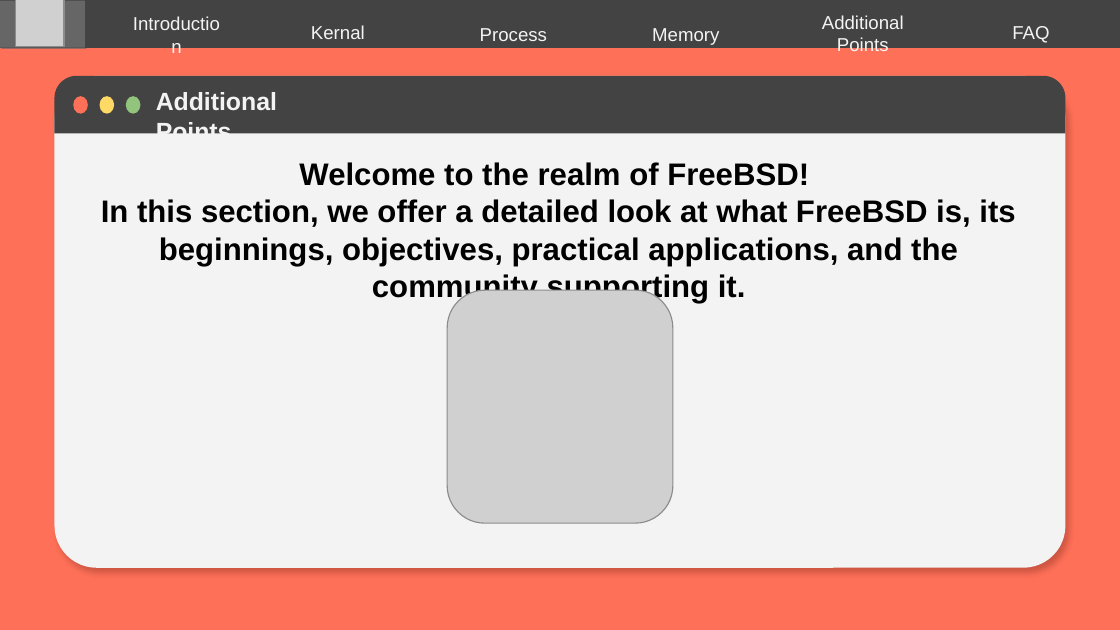
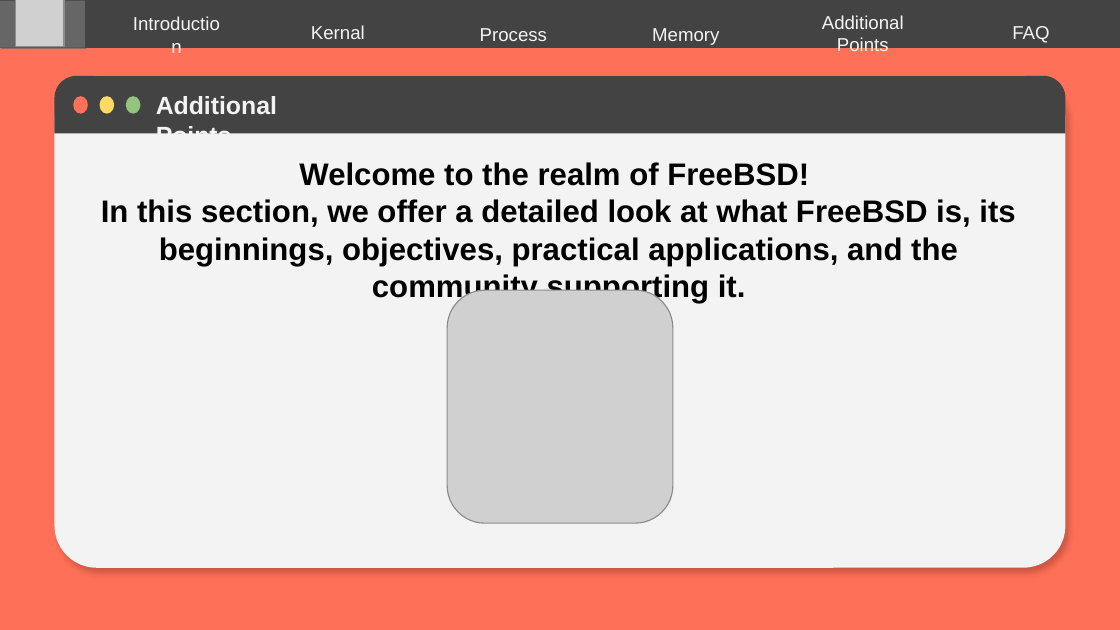
Before and after one commit to MahmoudEssam707/Operating-System, a slide deck: slide 37 of Presentaion on FreeBSD/FreeBSD.pptx (slide 31 before the commit). Drawn at 1120x630 pixels with LibreOffice and Linux fonts; fonts in the diff are those of the drawing; grey boxes stand for pictures. Boxes give left, top, right and bottom in pixels: in the first picture for what was removed or moved away, otherwise in the second. Text is boxed around its words. In the diff, an @@ line names an element or a change of style, - is before the commit and + after.

Commit message:
Only LRU and Additional + FAQ

```diff
--- a/Presentaion on FreeBSD/FreeBSD.pptx
+++ b/Presentaion on FreeBSD/FreeBSD.pptx
@@ text "Additional Points" rewrapped from box(156, 92, 277, 134) to box(156, 96, 277, 134) @@
```
Also in this commit, not shown: 5 other slides changed, 6 slides added, 1 other file.
